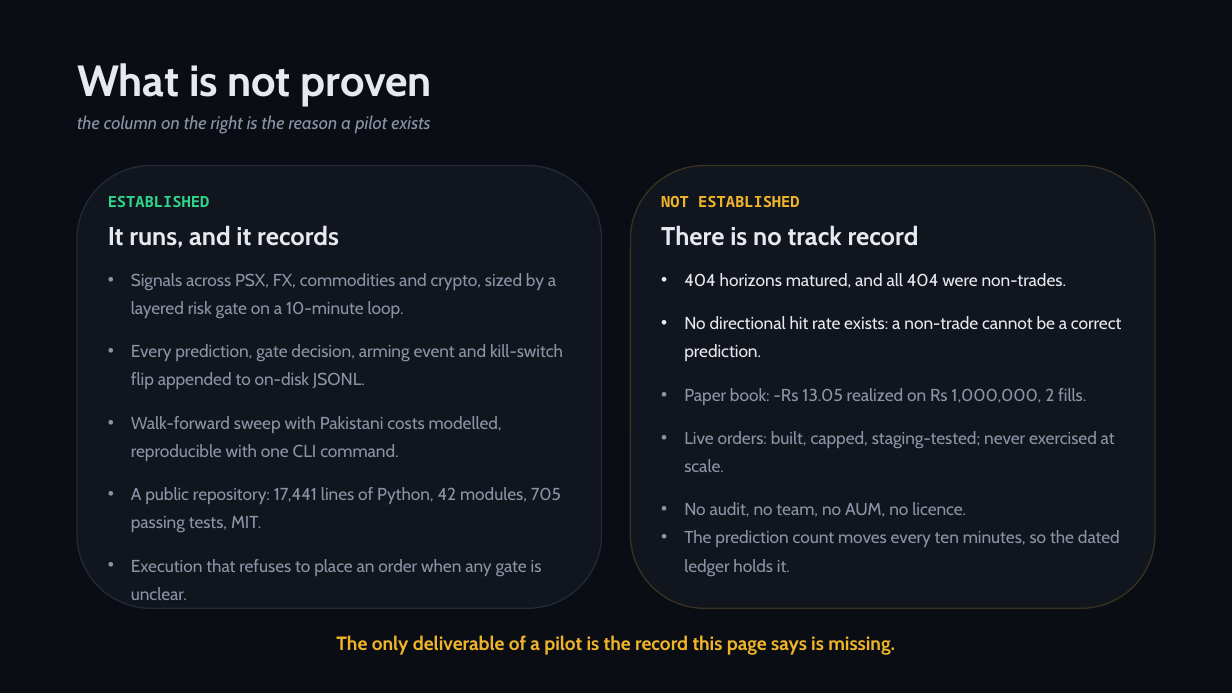
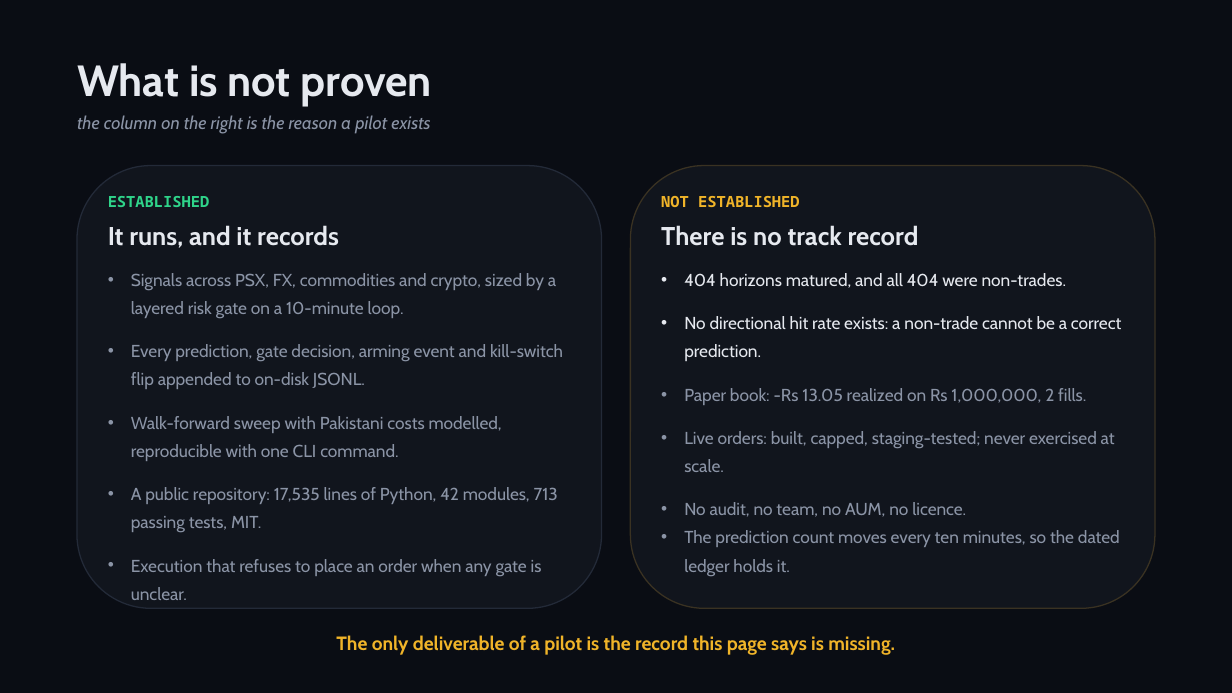
Before and after one commit to zhaider5142009-oss/kairos, a slide deck: slide 6 of docs/investors/KAIROS_Investor_Deck.pptx. Drawn at 1232x693 pixels with LibreOffice and Linux fonts; fonts in the diff are those of the drawing. Boxes give left, top, right and bottom in pixels: in the first picture for what was removed or moved away, otherwise in the second. Text is boxed around its words. In the diff, an @@ line names an element or a change of style, - is before the commit and + after.

```diff
--- a/docs/investors/KAIROS_Investor_Deck.pptx
+++ b/docs/investors/KAIROS_Investor_Deck.pptx
@@ text at (131, 487, 558, 532): text changed @@
-• A public repository: 17,441 lines of Python, 42 modules, 705 passing tests, MIT.
+• A public repository: 17,535 lines of Python, 42 modules, 713 passing tests, MIT.
```
Also in this commit, not shown: 2 other slides changed, 16 other files.
